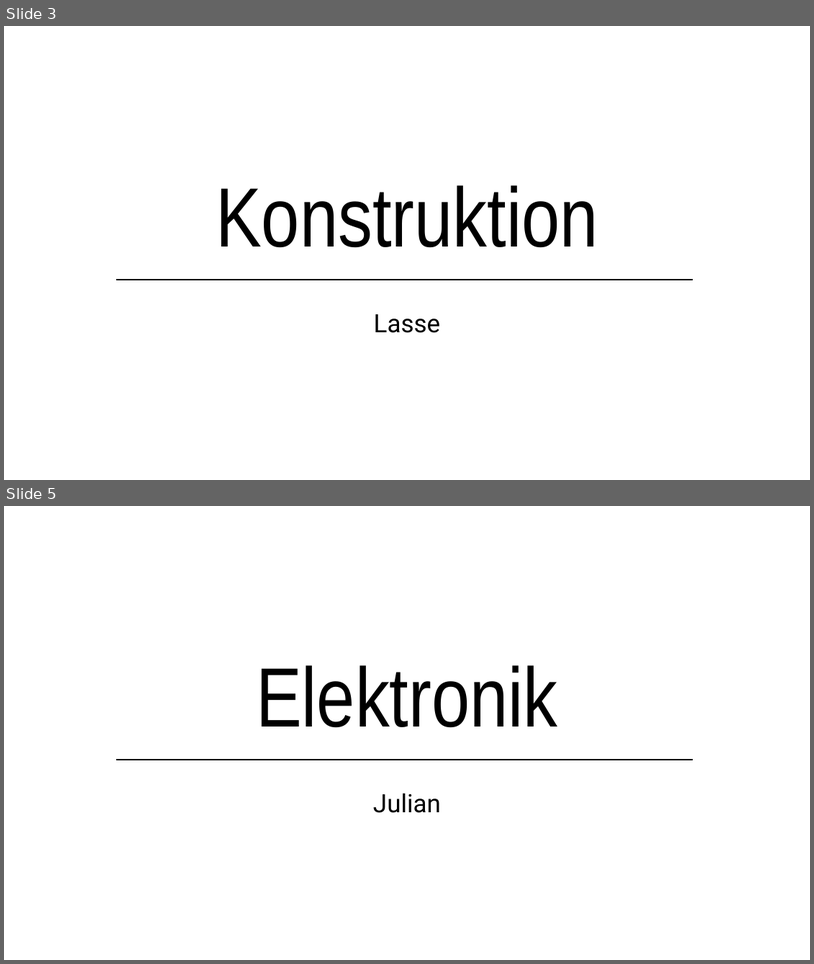
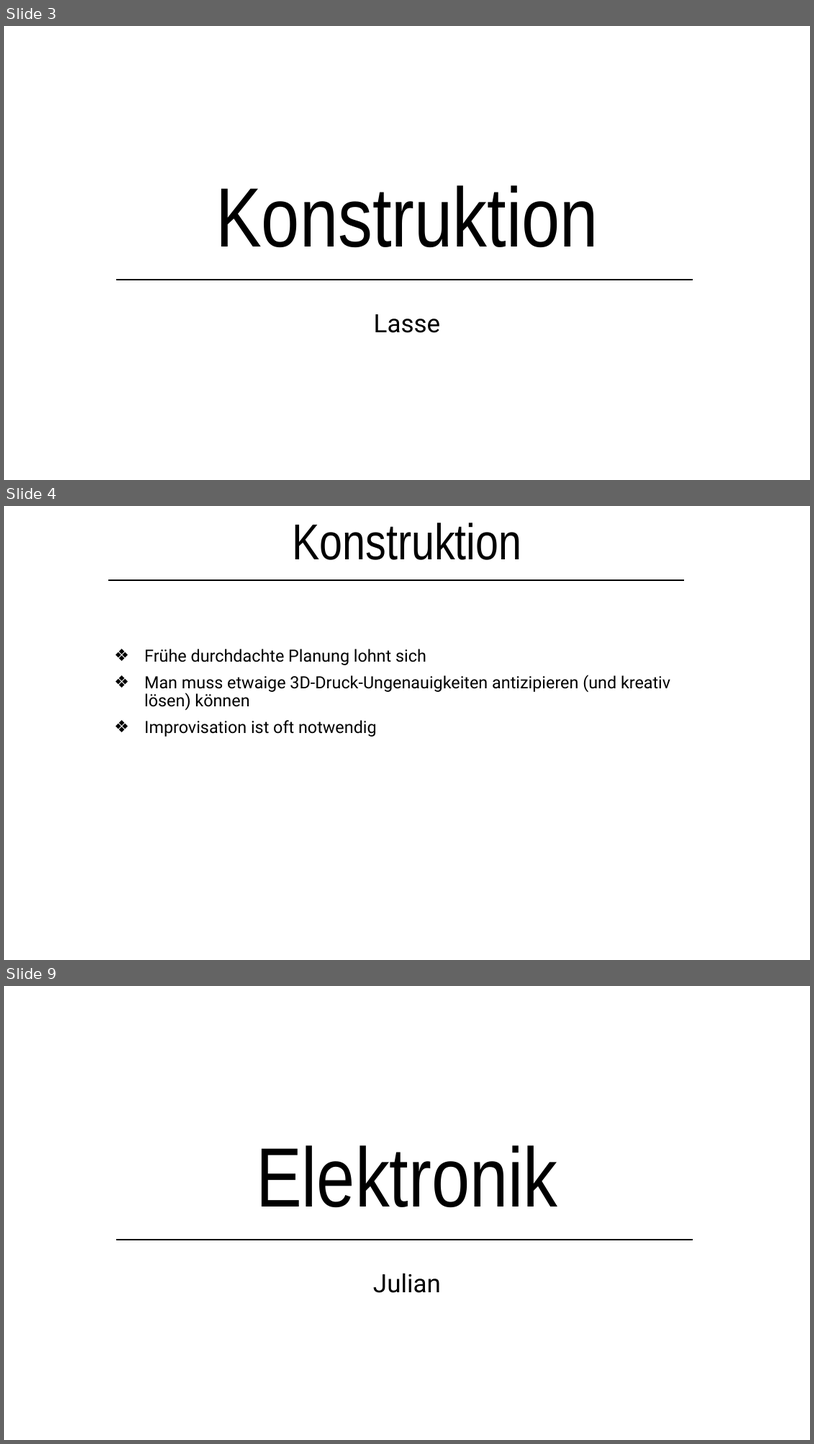
Before and after one commit to lsswchmnn/tank, a slide deck: Präsentation/Kettenfahrzeug.pptx. Shown one above the other, each under a label of ours: slides 3 and 5 before the commit, slides 3, 4 and 9 after it; the slides between them are not shown. The pictures are 814x964 and 814x1444 pixels, drawn with LibreOffice and Linux fonts; fonts in the diff are those of the drawing. Boxes give left, top, right and bottom in pixels: in the first picture for what was removed or moved away, otherwise in the second. Text is boxed around its words. In the diff, an @@ line names an element or a change of style, - is before the commit and + after.

```diff
--- a/Präsentation/Kettenfahrzeug.pptx
+++ b/Präsentation/Kettenfahrzeug.pptx
@@ slide 4 added at bbox=[4, 506, 810, 960], background #FFFFFF @@
@@ text added at bbox=[292, 523, 522, 560], 60 pt, text #000000 @@
+Konstruktion
@@ line added from (108, 580) to (684, 580), #000000 1.5 pt @@
@@ subtitle added at bbox=[144, 649, 671, 736], 20 pt, text #000000 @@
+❖ Frühe durchdachte Planung lohnt sich
+❖ Man muss etwaige 3D-Druck-Ungenauigkeiten antizipieren (und kreativ lösen) können
+❖ Improvisation ist oft notwendig
@@ what was slide 5 is now slide 9 @@
```
Also in this commit, not shown: 3 slides changed, 4 other slides added, 1 slide removed, 2 other files.
